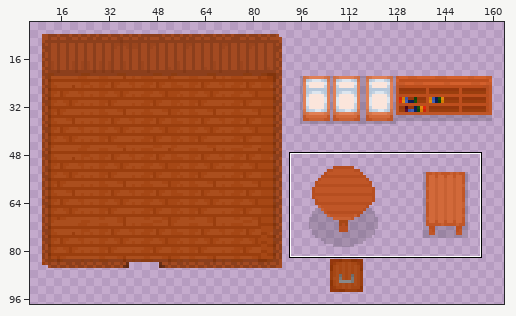
Edited in one commit: sprite sheet (AutumnForestSource/Assets/InternalAssets/Sprites/Decorations/HouseIn.png). Above: a wide view before the commit, with the close-up outlined.
Close-up. Before the edit:
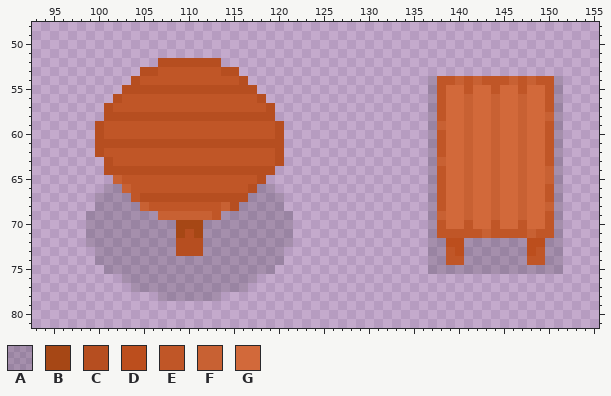
The file is 164x100 pixels. Colours within 5 levels of each other are drawn and written as one. Shown: x 93..155, y 48..81. The wide view leaves out empty margins. The commit also changed other parts of the picture, which this record leaves out.
Palette (. is transparent): A #00000028  B #a64715  C #b64e20  D #bc4e1d  E #c05627  F #c86133  G #d2693a
Pixels before, first column x 99:
52 ........CCCCCCC......................................
53 ......CCEEEEEEECC....................................
54 .....CEEEEEEEEEEEC....................AEEFEFEEEFEFEEA
55 ....CCCCCCCCCCCCCCC...................AEGGEGGEGGEGGEA
56 ...CEEEEEEEEEEEEEEEC..................AEGGFGGFGGFGGEA
57 ..CEEEEEEEEEEEEEEEEEC.................AEGGFGGFGGFGGEA
58 ..CCCCCCCCCCCCCCCCCCC.................AEGGFGGFGGFGGFA
59 .CEEEEEEEEEEEEEEEEEEEC................AFGGFGGFGGFGGEA
60 .CEEEEEEEEEEEEEEEEEEEC................AEGGFGGFGGFGGEA
61 .CCCCCCCCCCCCCCCCCCCCC................AEGGFGGFGGFGGEA
62 .CEEEEEEEEEEEEEEEEEEEC................AEGGFGGFGGFGGEA
63 ..CEEEEEEEEEEEEEEEEEEC................AFGGFGGFGGFGGEA
64 ..CCCCCCCCCCCCCCCCCCC.................AEGGFGGFGGFGGFA
65 ...FEEEEEEEEEEEEEEEC..................AEGGFGGFGGFGGFA
66 ..AAFEEEEEEEEEEEEECAA.................AEGGFGGFGGFGGEA
67 .AAAAECCCCCCCCCCCCAAAA................AEGGFGGFGGFGGEA
68 .AAAAAFEEEEEEEEFCAAAAA................AEGGFGGFGGFGGFA
69 AAAAAAAAFFFFFFEAAAAAAAA...............AFGGFGGFGGFGGEA
70 AAAAAAAAAABBBAAAAAAAAAA...............AEGGEGGEGGEGGEA
71 AAAAAAAAAABCBAAAAAAAAAA...............AEEEEEFEEEEFEEA
72 AAAAAAAAAACCCAAAAAAAAAA...............AADDAAAAAAADDAA
73 .AAAAAAAAACCCAAAAAAAAA................AAEDAAAAAAADEAA
74 .AAAAAAAAAAAAAAAAAAAAA................AAEEAAAAAAAEEAA
75 ..AAAAAAAAAAAAAAAAAAA.................AAAAAAAAAAAAAAA
76 ....AAAAAAAAAAAAAAA..................................
77 .....AAAAAAAAAAAAA...................................
78 ........AAAAAAA......................................
The result:
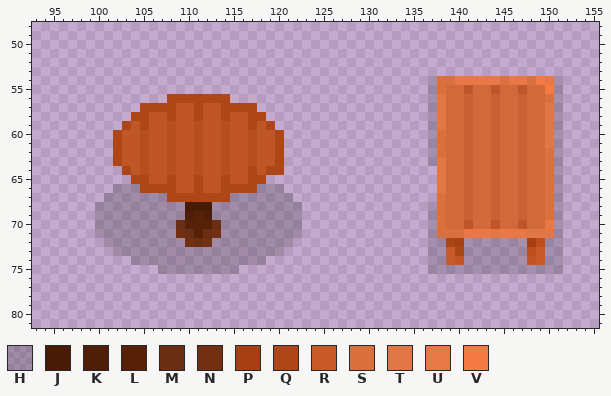
Colours new in this view: H #0000002e  J #471b06  K #4f1e08  L #572108  M #682f15  N #722f12  P #a64013  Q #af4617  R #c85a29  S #db703f  T #e17747  U #e87846  V #f47c44
Difference:
y 52: x 107..113 CCCCCCC -> .......
y 53: x 105..115 CCEEEEEEECC -> ...........
y 54: x 104..116 CEEEEEEEEEEEC -> .............; x 138..150 EEFEFEEEFEFEE -> SSUUUUUSUUSVU
y 55: x 103..117 CCCCCCCCCCCCCCC -> ...............; x 138 E -> S; x 150 E -> V
y 56: x 102..118 CEEEEEEEEEEEEEEEC -> ......QQQQQQQ....; x 138 E -> T; x 150 E -> S
y 57: x 101..108 CEEEEEEE -> ....QQQQ; x 111 E -> Q; x 114..119 EEEEEC -> QQQQ..; x 138 E -> T; x 150 E -> T
y 58: x 101..119 CCCCCCCCCCCCCCCCCCC -> ...QQEEQEEQEEQEEQQ.; x 138 E -> T; x 150 F -> T
y 59: x 100..103 CEEE -> ...Q; x 105 E -> Q; x 108 E -> C; x 111 E -> C; x 114 E -> C; x 117 E -> Q; x 119..120 EC -> Q.; x 138 F -> T; x 150 E -> T
y 60: x 100..102 CEE -> ..Q; x 105 E -> C; x 108 E -> C; x 111 E -> C; x 114 E -> C; x 117 E -> C; x 120 C -> Q; x 138 E -> S; x 150 E -> T
y 61: x 100..104 CCCCC -> ..QEE; x 106..107 CC -> EE; x 109..110 CC -> EE; x 112..113 CC -> EE; x 115..116 CC -> EE; x 118..120 CCC -> EEQ; x 138 E -> S; x 150 E -> T
y 62: x 100..102 CEE -> ..Q; x 105 E -> C; x 108 E -> C; x 111 E -> C; x 114 E -> C; x 117 E -> C; x 120 C -> Q; x 138 E -> S; x 150 E -> S
y 63: x 101..102 CE -> .Q; x 105 E -> C; x 108 E -> C; x 111 E -> C; x 114 E -> C; x 117 E -> C; x 120 C -> Q; x 138 F -> T; x 150 E -> S
y 64: x 101..104 CCCC -> ..QE; x 106..107 CC -> EE; x 109..110 CC -> EE; x 112..113 CC -> EE; x 115..120 CCCCC. -> EEQEQQ; x 137..138 AE -> .T; x 150 F -> S
y 65: x 102..105 FEEE -> ..QQ; x 108 E -> Q; x 111 E -> Q; x 114 E -> Q; x 117..118 EC -> QQ; x 137..138 AE -> .T; x 150 F -> S
y 66: x 101..108 AAFEEEEE -> .HHHQQQQ; x 111 E -> Q; x 114..120 EEECAA. -> QQQQHHH; x 137..138 AE -> .T; x 150 E -> S
y 67: x 100..121 AAAAECCCCCCCCCCCCAAAA. -> .HHHHHHHQQQQQQQHHHHHHH; x 137..138 AE -> .S; x 150 E -> S
y 68: x 100..122 AAAAAFEEEEEEEEFCAAAAA.. -> HHHHHHHHHHJJJHHHHHHHHHH; x 138 E -> S; x 150 F -> S
y 69: x 99..122 AAAAAAAAFFFFFFEAAAAAAAA. -> .HHHHHHHHHHKLKHHHHHHHHHH; x 138 F -> S; x 150 E -> S
y 70: x 99..122 AAAAAAAAAABBBAAAAAAAAAA. -> .HHHHHHHHHMLLLMHHHHHHHHH; x 138 E -> S; x 150 E -> U
y 71: x 99..122 AAAAAAAAAABCBAAAAAAAAAA. -> .HHHHHHHHHNMLMNHHHHHHHHH; x 138..150 EEEEEFEEEEFEE -> SSSUUUTUUUTTT
y 72: x 99..121 AAAAAAAAAACCCAAAAAAAAAA -> ..HHHHHHHHHNMNHHHHHHHHH; x 139..140 DD -> BP; x 148 D -> P
y 73: x 100..120 AAAAAAAAACCCAAAAAAAAA -> ..HHHHHHHHHHHHHHHHHHH; x 139..140 ED -> RB; x 149 E -> R
y 74: x 100..120 AAAAAAAAAAAAAAAAAAAAA -> ....HHHHHHHHHHHHHHH..; x 139 E -> R; x 149 E -> R
y 75: x 101..119 AAAAAAAAAAAAAAAAAAA -> ......HHHHHHHHH....
y 76: x 103..117 AAAAAAAAAAAAAAA -> ...............
y 77: x 104..116 AAAAAAAAAAAAA -> .............
y 78: x 107..113 AAAAAAA -> .......
Pixel boxes of the changes (left, top, right, bottom) in both close-ups:
changed: (86, 58, 302, 301)
changed: (428, 76, 554, 265)
